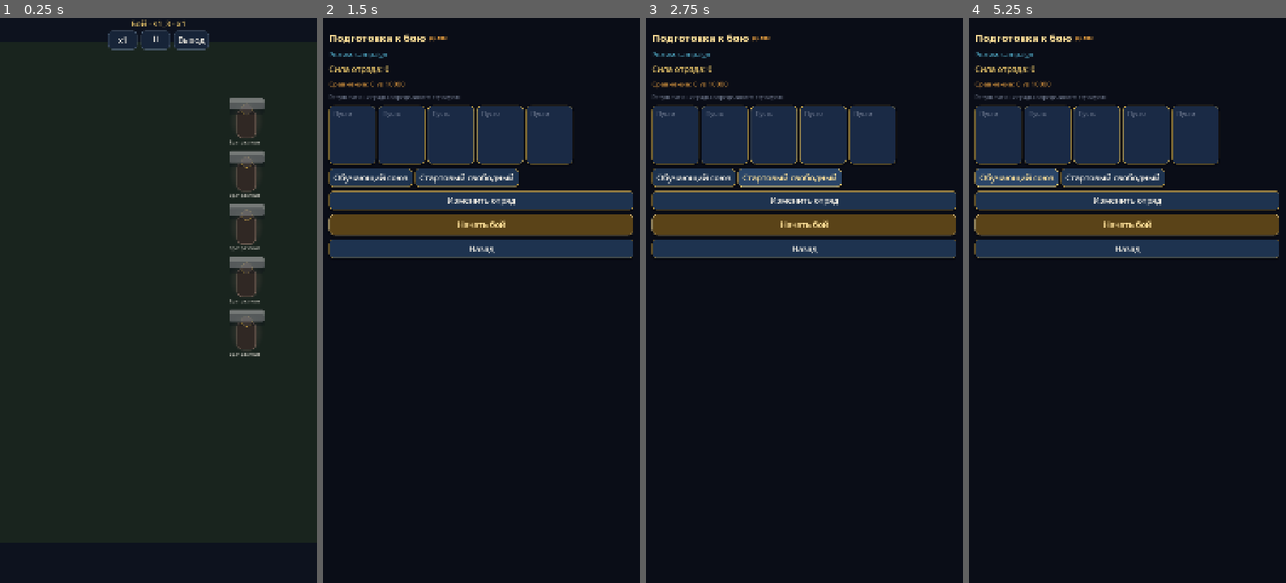
Above: before the commit, frames 1-4 (left to right).
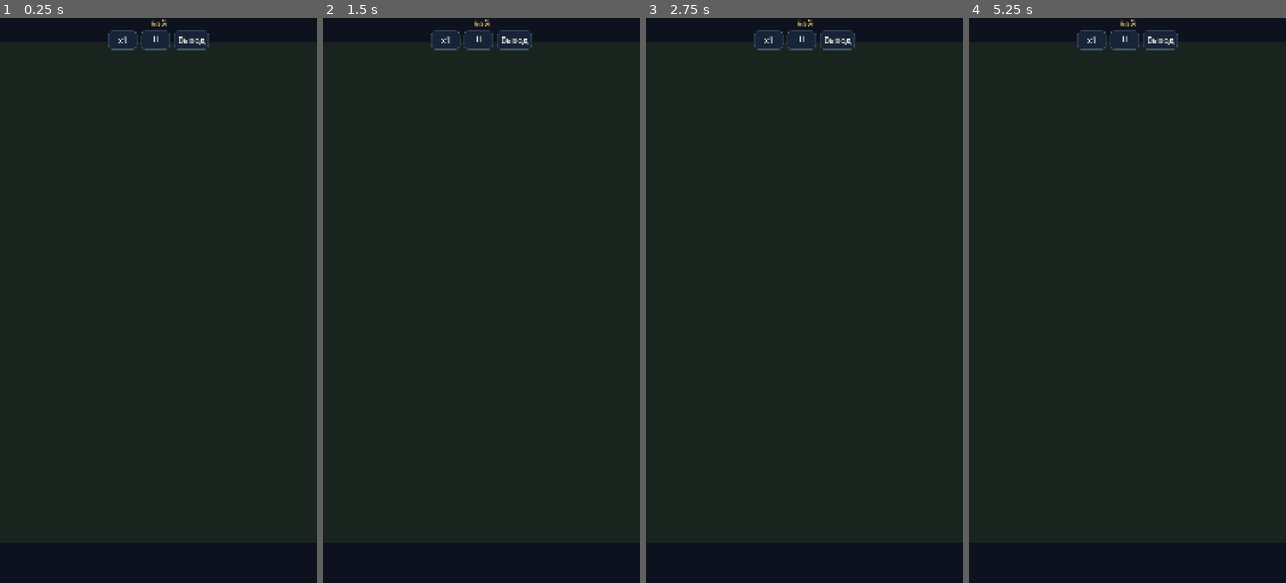
Above: after the commit, the same moments.

Repository: maillunex-lang/number5
Game: Godot game, scene res://scenes/battle/battle_playback.tscn
The game is run twice, just before and just after one commit, with the same random seed, the same clock (stepped at 60 frames per second) and the same inputs. This scene is started directly instead of the project's main scene.
Inputs (mouse positions are in pixels of both pictures, inside the frame that each line leads up to):
- Up to frame 1 (0.25 s): no input
- Up to frame 2 (1.5 s): click "x1" at 0.5 s; click (481, 317) at 1.25 s, where only the run before the commit has a clickable "Повторить"
- Up to frame 3 (2.75 s): click (788, 176) at 2 s, where only the run before the commit has a clickable "Стартовый свободный"
- Up to frame 4 (5.25 s): click (1111, 176) at 2.75 s, where only the run before the commit has a clickable "Стартовый свободный"; click (1127, 227) at 3.5 s, where only the run before the commit has a clickable "Начать бой"; click (1127, 227) at 4.25 s, where only the run before the commit has a clickable "Начать бой"; click (1016, 176) at 5 s, where only the run before the commit has a clickable "Обучающий союз"

The runs differ from the first frame. In frame 1, 1.9% of the frame differs, in the area x 41-84%, y 0-60%; in frame 2, 23%, in the area x 1-98%, y 0-43%; in frame 3, 23%; in frame 4, 23%.
Error after the commit: Parse Error: Cannot infer the type of "end_ev" variable because the value doesn't have a set type. (res://scenes/battle/battle_playback.gd:110)

Commit message:
H6: server battle timeline playback and P0 device status
Replace stub combat with deterministic hit/death/end timeline, play it
back in COMBAT-02 (with GET reconnect), and record owner-confirmed APK
device acceptance so the next step is H6 device verify on a new build.

Co-authored-by: maillunex-lang <maillunex-lang@users.noreply.github.com>

Diff:
--- a/scenes/battle/battle_playback.gd
+++ b/scenes/battle/battle_playback.gd
@@ -1,5 +1,5 @@
 extends Control
-## COMBAT-02: клиентская анимация; результат и награды определяет сервер.
+## COMBAT-02: воспроизведение серверной timeline (H6). Локальный DEMO — только без battle_id.
 
 var _payload: Dictionary = {}
 var _allies: Array[Dictionary] = []
@@ -11,6 +11,11 @@
 var _tick_accum: float = 0.0
 var _time_s: float = 0.0
 var _fx_count: int = 0
+var _timeline: Array = []
+var _event_i: int = 0
+var _server_mode: bool = false
+var _server_victory: bool = false
+var _bootstrapping: bool = true
 
 @onready var _field: Control = $Field
 @onready var _hud_top: Label = $HUD/Top
@@ -22,7 +27,115 @@
 	_payload = payload
 
 func _ready() -> void:
+	_speed_btn.pressed.connect(_cycle_speed)
+	_pause_btn.pressed.connect(func():
+		_paused = not _paused
+		_pause_btn.text = "▶" if _paused else "⏸"
+	)
+	$HUD/Controls/ExitBtn.pressed.connect(func():
+		ModalManager.push_confirm("Выйти из боя?", "Награды не будут получены.", func():
+			_finished = true
+			ScreenRouter.go("COMBAT-03", {"victory": false, "aborted": true})
+		)
+	)
+	await _bootstrap()
+
+func _bootstrap() -> void:
 	var stage_id: String = str(_payload.get("stage_id", UIStateManager.last_combat_context.get("stage_id", "s1_3")))
+	var battle_id := str(_payload.get("battle_id", UIStateManager.last_combat_context.get("battle_id", "")))
+	_timeline = _payload.get("timeline", [])
+	_server_victory = bool(_payload.get("server_victory", false))
+
+	if battle_id != "" and ApiClient.online:
+		_server_mode = true
+		if _timeline.is_empty():
+			_hud_top.text = "Восстановление боя…"
+			var fetched := await ApiClient.battle_get(battle_id)
+			if not fetched.get("ok", false):
+				NotificationManager.warn("Не удалось восстановить бой с сервера")
+				_finished = true
+				ScreenRouter.go("COMBAT-03", {"victory": false, "aborted": true, "battle_id": battle_id, "stage_id": stage_id})
+				return
+			var data: Dictionary = fetched.get("data", {})
+			_timeline = data.get("timeline", [])
+			_server_victory = bool(data.get("victory", false))
+			_payload["server_victory"] = _server_victory
+			_payload["battle_id"] = battle_id
+			_payload["stage_id"] = str(data.get("stage_id", stage_id))
+			stage_id = str(_payload["stage_id"])
+		if not _apply_server_start(stage_id):
+			NotificationManager.warn("Серверная timeline повреждена")
+			_finished = true
+			ScreenRouter.go("COMBAT-03", {
+				"victory": _server_victory,
+				"battle_id": battle_id,
+				"stage_id": stage_id,
+				"mode": _payload.get("mode", "campaign"),
+			})
+			return
+		_hud_top.text = "Бой · %s · сервер · x%.0f" % [stage_id, _speed]
+	else:
+		_server_mode = false
+		_boot_demo_units(stage_id)
+		_hud_top.text = "Бой · %s · DEMO · x%.0f" % [stage_id, _speed]
+
+	_spawn_units()
+	_build_portraits()
+	_bootstrapping = false
+
+func _apply_server_start(stage_id: String) -> bool:
+	if _timeline.is_empty():
+		return false
+	var start_ev: Dictionary = {}
+	for ev in _timeline:
+		if str(ev.get("type", "")) == "start":
+			start_ev = ev
+			break
+	if start_ev.is_empty():
+		return false
+	_allies = []
+	for u in start_ev.get("allies", []):
+		_allies.append(_unit_from_snapshot(u, "ally"))
+	_enemies = []
+	for u in start_ev.get("enemies", []):
+		_enemies.append(_unit_from_snapshot(u, "enemy"))
+	if _allies.is_empty() or _enemies.is_empty():
+		return false
+	# Skip start event; playback continues from next.
+	_event_i = 1
+	for i in range(_timeline.size()):
+		if str(_timeline[i].get("type", "")) == "start":
+			_event_i = i + 1
+			break
+	var end_ev := _timeline[_timeline.size() - 1]
+	if str(end_ev.get("type", "")) == "end":
+		_server_victory = bool(end_ev.get("victory", _server_victory))
+	return true
+
+func _unit_from_snapshot(raw: Variant, side: String) -> Dictionary:
+	var u: Dictionary = raw if typeof(raw) == TYPE_DICTIONARY else {}
+	var max_hp := float(u.get("max_hp", u.get("hp", 1000)))
+	return {
+		"id": str(u.get("id", "")),
+		"name": str(u.get("name", u.get("id", "?"))),
+		"side": side,
+		"max_hp": max_hp,
+		"hp": max_hp,
+		"atk": float(u.get("atk", 100)),
+		"energy": 0.0,
+		"alive": true,
+		"tint": _parse_tint(u.get("tint", "#888888")),
+	}
+
+func _parse_tint(v: Variant) -> Color:
+	if typeof(v) == TYPE_COLOR:
+		return v
+	var s := str(v)
+	if s.begins_with("#"):
+		return Color(s)
+	return Color("888888")
+
+func _boot_demo_units(stage_id: String) -> void:
 	_allies = []
 	for u in DemoData.ally_battle_units():
 		var d := u.duplicate(true)
@@ -42,20 +155,6 @@
 		d["alive"] = true
 		d["skills"] = ["strike", "skill"]
 		_enemies.append(d)
-	_spawn_units()
-	_build_portraits()
-	_speed_btn.pressed.connect(_cycle_speed)
-	_pause_btn.pressed.connect(func():
-		_paused = not _paused
-		_pause_btn.text = "▶" if _paused else "⏸"
-	)
-	$HUD/Controls/ExitBtn.pressed.connect(func():
-		ModalManager.push_confirm("Выйти из боя?", "Награды не будут получены.", func():
-			_finished = true
-			ScreenRouter.go("COMBAT-03", {"victory": false, "aborted": true})
-		)
-	)
-	_hud_top.text = "Бой · %s · x%.0f" % [stage_id, _speed]
 
 func _spawn_units() -> void:
 	for c in _field.get_children():
@@ -129,21 +228,88 @@
 	else:
 		_speed = 1.0
 	_speed_btn.text = "x%.0f" % _speed
-	_hud_top.text = "Бой · x%.0f" % _speed
+	var mode := "сервер" if _server_mode else "DEMO"
+	_hud_top.text = "Бой · %s · x%.0f" % [mode, _speed]
 
 func _process(delta: float) -> void:
-	if _finished or _paused:
+	if _bootstrapping or _finished or _paused:
 		return
 	_time_s += delta * _speed
-	_tick_accum += delta * _speed
-	if _tick_accum < 0.35:
-		return
-	_tick_accum = 0.0
-	_sim_tick()
+	if _server_mode:
+		_playback_tick()
+	else:
+		_tick_accum += delta * _speed
+		if _tick_accum < 0.35:
+			return
+		_tick_accum = 0.0
+		_sim_tick_demo()
+		_refresh_ui()
+		_check_end_demo()
+
+func _playback_tick() -> void:
+	while _event_i < _timeline.size():
+		var ev: Dictionary = _timeline[_event_i]
+		var t := float(ev.get("t", 0))
+		if t > _time_s:
+			break
+		_apply_event(ev)
+		_event_i += 1
 	_refresh_ui()
-	_check_end()
-
-func _sim_tick() -> void:
+
+func _apply_event(ev: Dictionary) -> void:
+	var typ := str(ev.get("type", ""))
+	match typ:
+		"hit":
+			var target_id := str(ev.get("target", ""))
+			var actor_id := str(ev.get("actor", ""))
+			var dmg := float(ev.get("damage", 0))
+			var is_skill := bool(ev.get("skill", false))
+			var unit := _find_unit(target_id)
+			if not unit.is_empty():
+				if ev.has("hp"):
+					unit.hp = float(ev.get("hp"))
+				else:
+					unit.hp = maxf(0.0, float(unit.hp) - dmg)
+				if unit.hp <= 0.0:
+					unit.alive = false
+					if _units_ui.has(target_id):
+						_units_ui[target_id].root.modulate = Color(0.3, 0.3, 0.3, 0.5)
+			var actor := _find_unit(actor_id)
+			if not actor.is_empty() and ev.has("energy"):
+				actor.energy = float(ev.get("energy"))
+			elif not actor.is_empty() and is_skill:
+				actor.energy = 0.0
+			_spawn_fx(target_id, is_skill)
+			if is_skill and ThemeManager.preset != "low":
+				_portraits.modulate.a = 0.15
+				var tw := create_tween()
+				tw.tween_interval(0.45 / _speed)
+				tw.tween_property(_portraits, "modulate:a", 1.0, 0.2)
+			AudioManager.play_battle_hit()
+		"death":
+			var uid := str(ev.get("unit", ""))
+			var unit2 := _find_unit(uid)
+			if not unit2.is_empty():
+				unit2.hp = 0.0
+				unit2.alive = false
+				if _units_ui.has(uid):
+					_units_ui[uid].root.modulate = Color(0.3, 0.3, 0.3, 0.5)
+		"end":
+			_server_victory = bool(ev.get("victory", _server_victory))
+			_finish(_server_victory)
+		_:
+			pass
+
+func _find_unit(uid: String) -> Dictionary:
+	for u in _allies:
+		if str(u.id) == uid:
+			return u
+	for u in _enemies:
+		if str(u.id) == uid:
+			return u
+	return {}
+
+func _sim_tick_demo() -> void:
 	var attackers: Array[Dictionary] = []
 	for u in _allies:
 		if u.alive:
@@ -170,7 +336,6 @@
 			dmg *= 1.85
 			u.energy = 0.0
 			_spawn_fx(target.id, true)
-			# hide portraits briefly on ult (BATTLE-UI-002)
 			if ThemeManager.preset != "low":
 				_portraits.modulate.a = 0.15
 				var tw := create_tween()
@@ -221,7 +386,7 @@
 			ui.portrait_hp.value = u.hp
 			ui.portrait_en.value = u.energy
 
-func _check_end() -> void:
+func _check_end_demo() -> void:
 	var allies_alive := false
 	var enemies_alive := false
 	for u in _allies:
@@ -232,7 +397,6 @@
 			enemies_alive = true
 	if allies_alive and enemies_alive:
 		if _time_s > 90.0:
-			# timeout — higher power wins
 			var ap := DemoData.squad_power()
 			var stage := DemoData.get_stage(str(_payload.get("stage_id", "")))
 			_finish(ap >= int(stage.get("power", 0)))
@@ -243,9 +407,12 @@
 	if _finished:
 		return
 	_finished = true
+	var final_victory := victory
+	if _server_mode:
+		final_victory = _server_victory
 	await get_tree().create_timer(0.6 / _speed).timeout
 	ScreenRouter.go("COMBAT-03", {
-		"victory": bool(_payload.get("server_victory", false)),
+		"victory": final_victory,
 		"battle_id": str(_payload.get("battle_id", "")),
 		"stage_id": _payload.get("stage_id", ""),
 		"mode": _payload.get("mode", "campaign"),
--- a/scenes/battle/formation.gd
+++ b/scenes/battle/formation.gd
@@ -80,8 +80,22 @@
 			start.text = "Начать бой"
 			NotificationManager.warn("Сервер не вернул идентификатор боя")
 			return
-		UIStateManager.set_combat_context({"mode": mode, "stage_id": stage_id, "return_route": ctx.get("return_route", "ROOT-04")})
-		ScreenRouter.go("COMBAT-02", {"stage_id": stage_id, "mode": mode, "battle_id": battle_id, "server_victory": bool(data.get("victory", false))})
+		var timeline: Array = data.get("timeline", [])
+		UIStateManager.set_combat_context({
+			"mode": mode,
+			"stage_id": stage_id,
+			"return_route": ctx.get("return_route", "ROOT-04"),
+			"battle_id": battle_id,
+		})
+		ScreenRouter.go("COMBAT-02", {
+			"stage_id": stage_id,
+			"mode": mode,
+			"battle_id": battle_id,
+			"server_victory": bool(data.get("victory", false)),
+			"timeline": timeline,
+			"seed": data.get("seed", 0),
+			"config_version": str(data.get("config_version", "")),
+		})
 	)
 	root.add_child(start)
 	var back := UIFactory.fantasy_button("Назад")
--- a/scripts/autoload/api_client.gd
+++ b/scripts/autoload/api_client.gd
@@ -275,6 +275,9 @@
 		"stage_id": stage_id,
 		"idempotency_key": idem,
 	})
+
+func battle_get(battle_id: String) -> Dictionary:
+	return await _authed("GET", "/api/v1/battle/%s" % battle_id)
 
 func battle_claim(battle_id: String, idem: String = "") -> Dictionary:
 	if idem == "":
Not shown, changed: docs/AI_HANDOFF.md
Not shown, changed: docs/CONTENT_IMPLEMENTATION.md
Not shown, changed: docs/MVP.md
Not shown, changed: docs/PROTOTYPE_v0.1.md
Not shown, changed: docs/ROADMAP.md
Not shown, changed: docs/STATUS.md
Not shown, changed: docs/TECH_DEBT.md
Not shown, changed: server/internal/httpapi/api_test.go
Not shown, changed: server/internal/modules/battle/service.go
Not shown, added: server/internal/modules/battle/simulate.go
Not shown, added: server/internal/modules/battle/simulate_test.go
Not shown, changed: server/internal/modules/content/catalog.go
